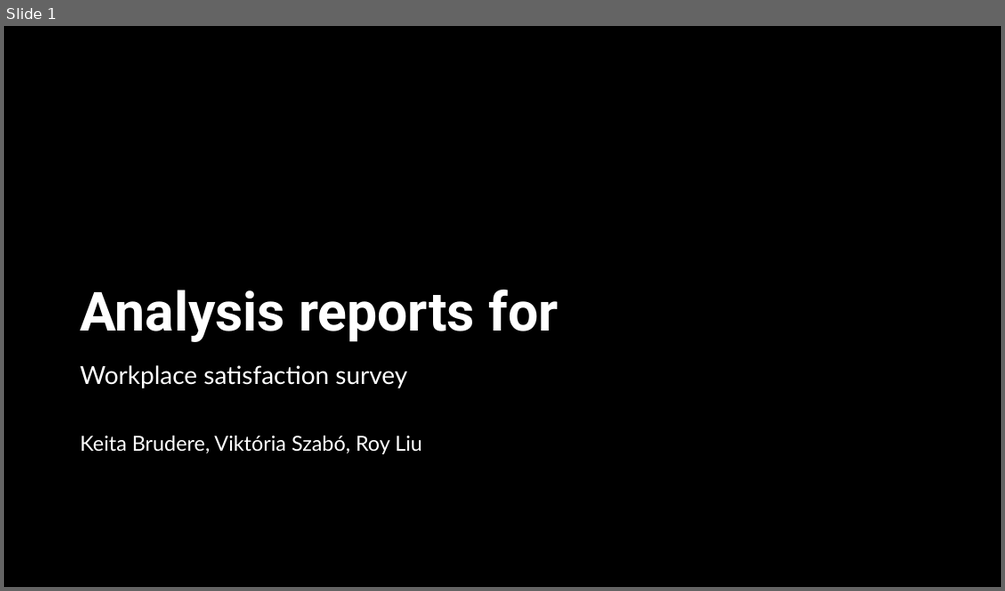
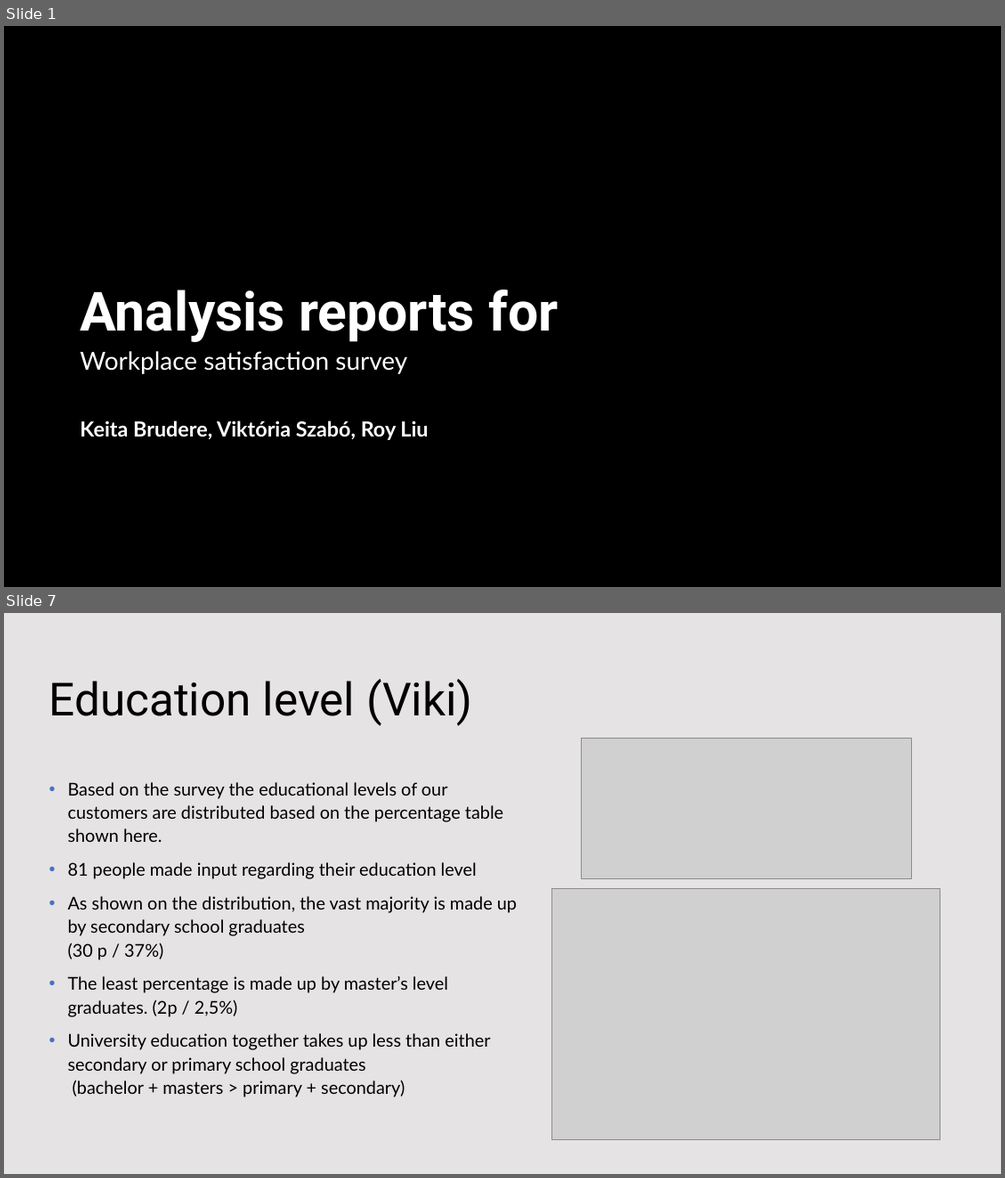
Before and after one commit to KatieRJ/BigDataProject, a slide deck: BigDataProject presentation.pptx. Shown one above the other, each under a label of ours: slide 1 before the commit, slides 1 and 7 after it; the slides between them are not shown. The pictures are 1005x591 and 1005x1178 pixels, drawn with LibreOffice and Linux fonts; fonts in the diff are those of the drawing; grey boxes stand for pictures; background and template pictures are left out; a plain dark background stands for a picture behind light text. Boxes give left, top, right and bottom in pixels: in the first picture for what was removed or moved away, otherwise in the second. Text is boxed around its words. In the diff, an @@ line names an element or a change of style, - is before the commit and + after.

```diff
--- a/BigDataProject presentation.pptx
+++ b/BigDataProject presentation.pptx
@@ slide 7 added at [4,613,1001,1174], background #FFFFFF @@
@@ rectangle added at [4,613,1001,1174], fill #DBD8D8 at 70% opacity @@
@@ title added at [49,679,472,726], 44 pt, text #000000 @@
+Education level (Viki)
@@ picture added at [582,738,912,879] @@
@@ text added at [68,782,517,1097], 17 pt, text #000000 @@
+• Based on the survey the educational levels of our customers are distributed based on the percentage table shown here.
+• 81 people made input regarding their education level
+• As shown on the distribution, the vast majority is made up by secondary school graduates
+  (30 p / 37%)
+• The least percentage is made up by master’s level graduates. (2p / 2,5%)
+• University education together takes up less than either secondary or primary school graduates
+  (bachelor + masters > primary + secondary)
@@ picture added at [552,888,940,1140] @@
@@ slide 1 changed as well @@
@@ subtitle "Workplace satisfaction survey": place and size @@
-subtitle "Workplace satisfaction survey" at [80,365,422,454]
+subtitle "Workplace satisfaction survey" at [80,351,428,440]
@@ subtitle at [80,420,428,440]: bold on in "Keita Brudere, Viktória Szabó, Roy Liu" @@
```
Also in this commit, not shown: 2 other slides changed, 10 other slides added, 1 slide removed, 2 other files.
